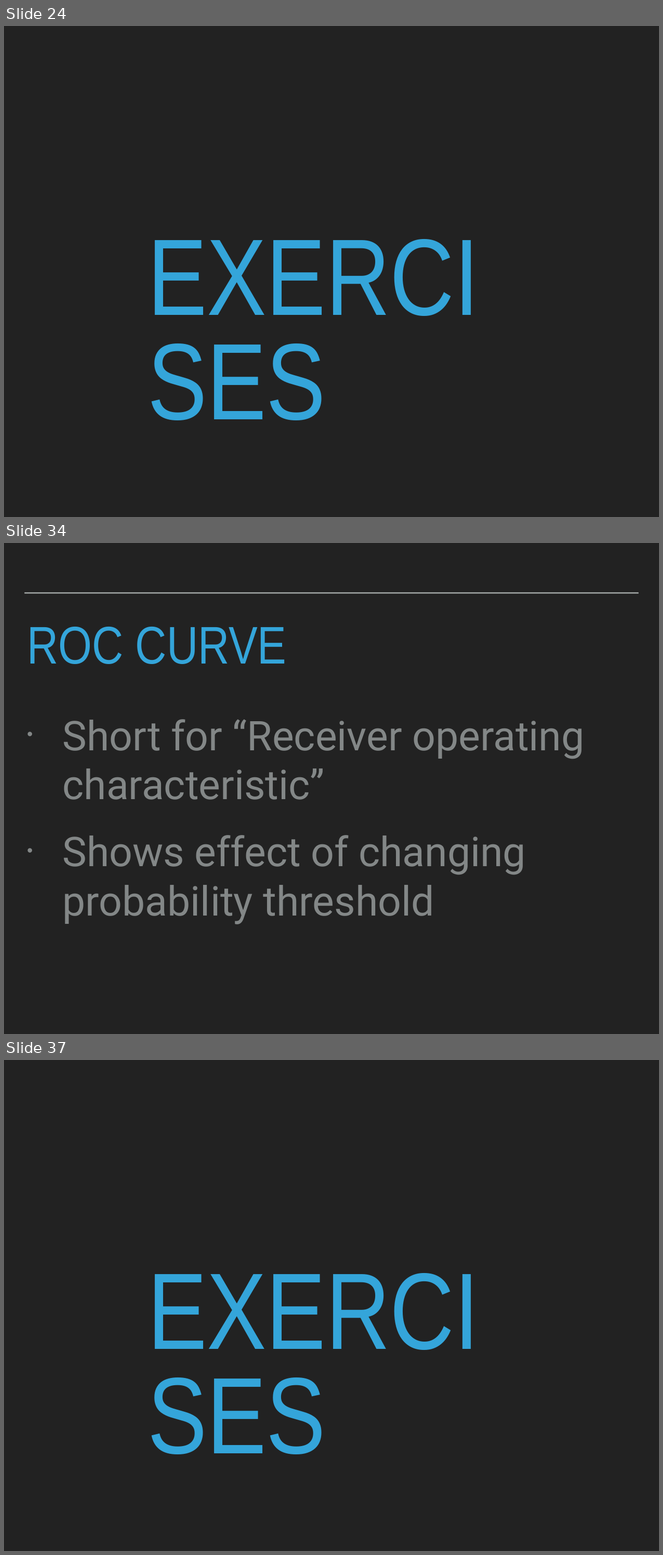
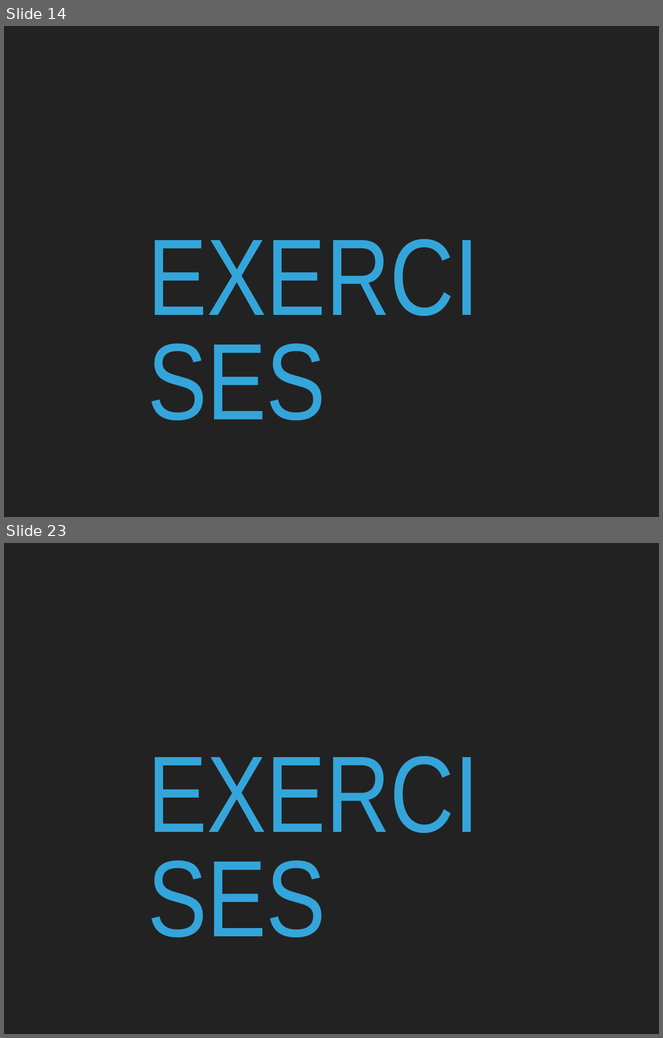
Before and after one commit to patricks1/noble-machine-learning, a slide deck: Session3/Session3_Slides.pptx. Shown one above the other, each under a label of ours: slides 24, 34 and 37 before the commit, slides 14 and 23 after it; the slides between them are not shown. The pictures are 663x1555 and 663x1038 pixels, drawn with LibreOffice and Linux fonts; fonts in the diff are those of the drawing. Boxes give left, top, right and bottom in pixels: in the first picture for what was removed or moved away, otherwise in the second. Text is boxed around its words. In the diff, an @@ line names an element or a change of style, - is before the commit and + after.

```diff
--- a/Session3/Session3_Slides.pptx
+++ b/Session3/Session3_Slides.pptx
@@ slide 34 removed at (x1=4, y1=543, x2=659, y2=1034), background #222222 @@
@@ line removed from (24, 593) to (639, 593) @@
@@ title removed at (x1=27, y1=627, x2=287, y2=664) @@
-ROC CURVE
@@ text removed at (x1=63, y1=719, x2=584, y2=925) @@
-• Short for “Receiver operating characteristic”
-• Shows effect of changing probability threshold
@@ what was slide 24 is now slide 14 @@
@@ what was slide 37 is now slide 23 @@
```
Also in this commit, not shown: 4 slides changed, 25 slides added, 37 other slides removed, 4 other files.
